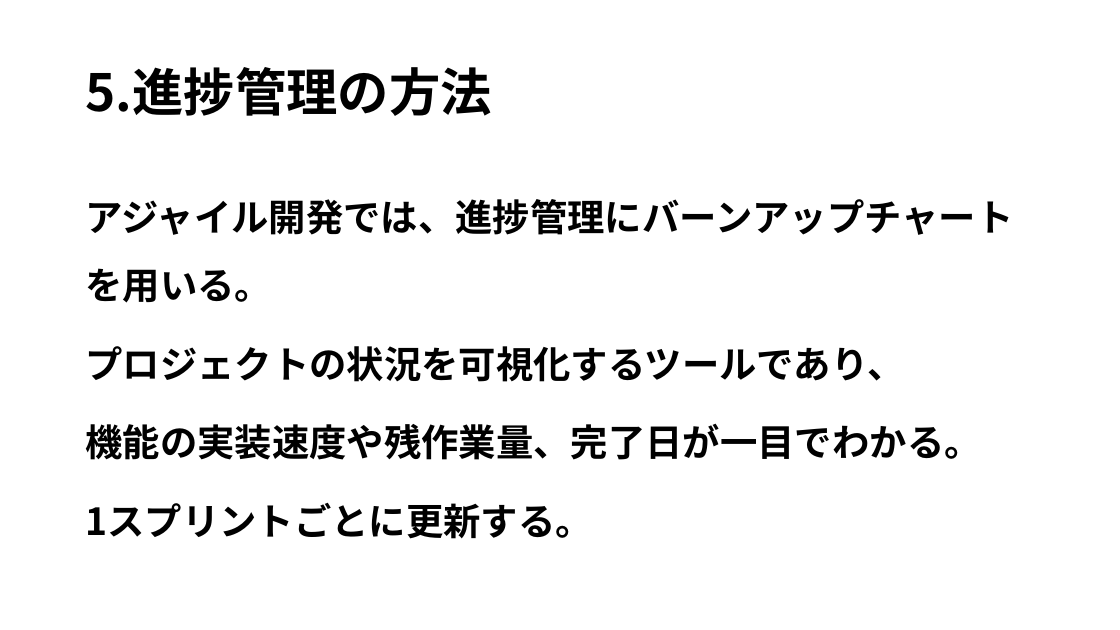
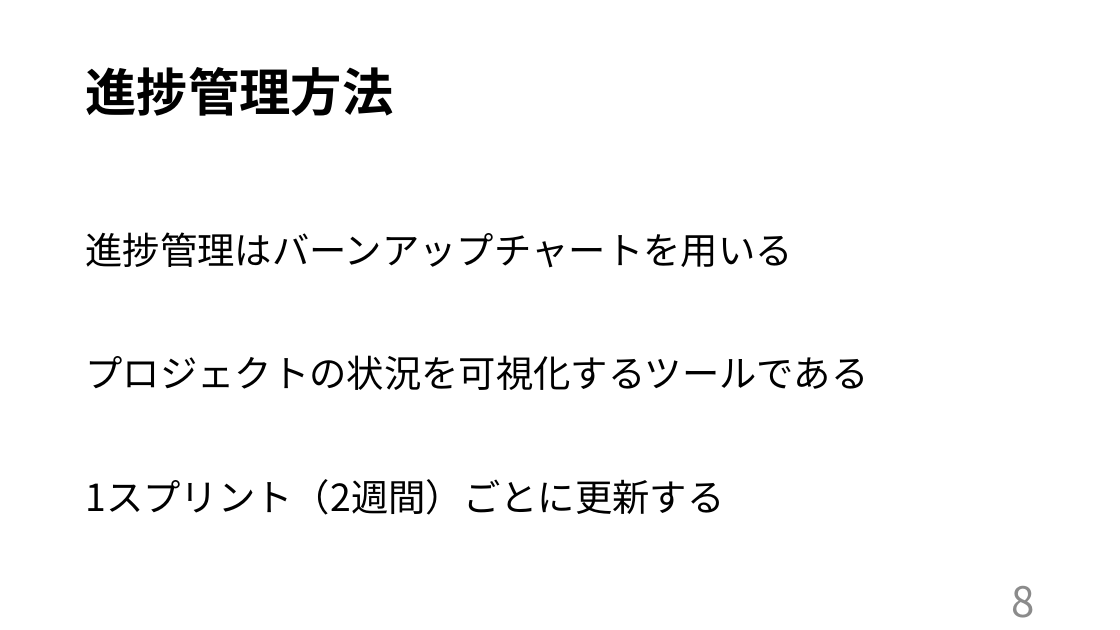
Before and after one commit to kazukiyoshida96/PM-, a slide deck: slide 11 of ＰＭ学科専用2.pptx (slide 8 before the commit). Drawn at 1120x630 pixels with LibreOffice and Linux fonts; fonts in the diff are those of the drawing. Boxes give left, top, right and bottom in pixels: in the first picture for what was removed or moved away, otherwise in the second. Text is boxed around its words. In the diff, an @@ line names an element or a change of style, - is before the commit and + after.

```diff
--- a/ＰＭ学科専用2.pptx
+++ b/ＰＭ学科専用2.pptx
@@ title at (85,67,393,116): text changed @@
-5.進捗管理の方法
+進捗管理方法
@@ text at (85,232,868,515): text changed; bold off @@
-アジャイル開発では、進捗管理にバーンアップチャートを用いる。
-プロジェクトの状況を可視化するツールであり、
-機能の実装速度や残作業量、完了日が一目でわかる。
-1スプリントごとに更新する。
+進捗管理はバーンアップチャートを用いる
+プロジェクトの状況を可視化するツールである
+1スプリント（2週間）ごとに更新する
@@ text added at (1011,586,1034,618), 36 pt, text #8C8C8C @@
+8
```
Also in this commit, not shown: 11 other slides changed, 4 slides added, 1 slide removed, 7 other files.
